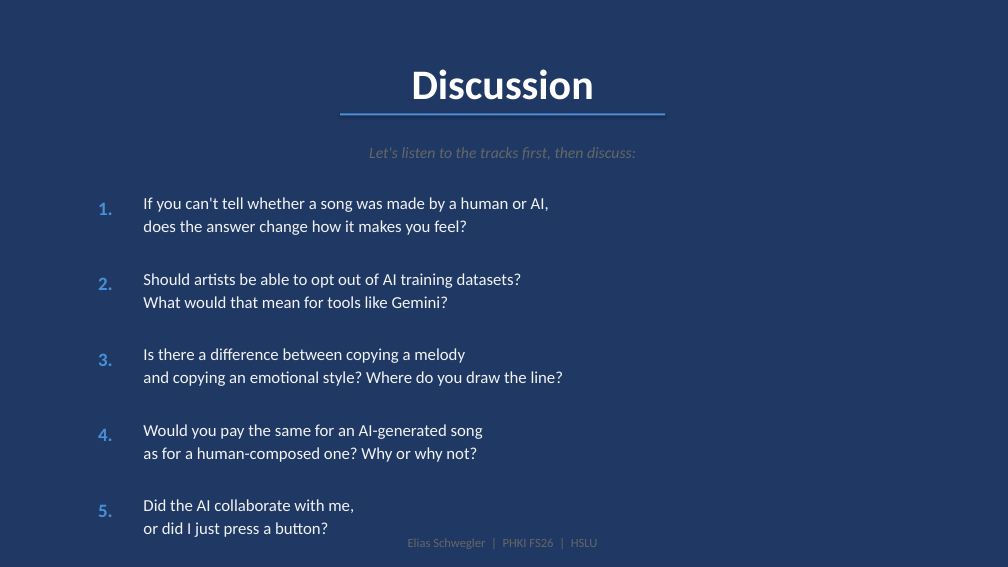
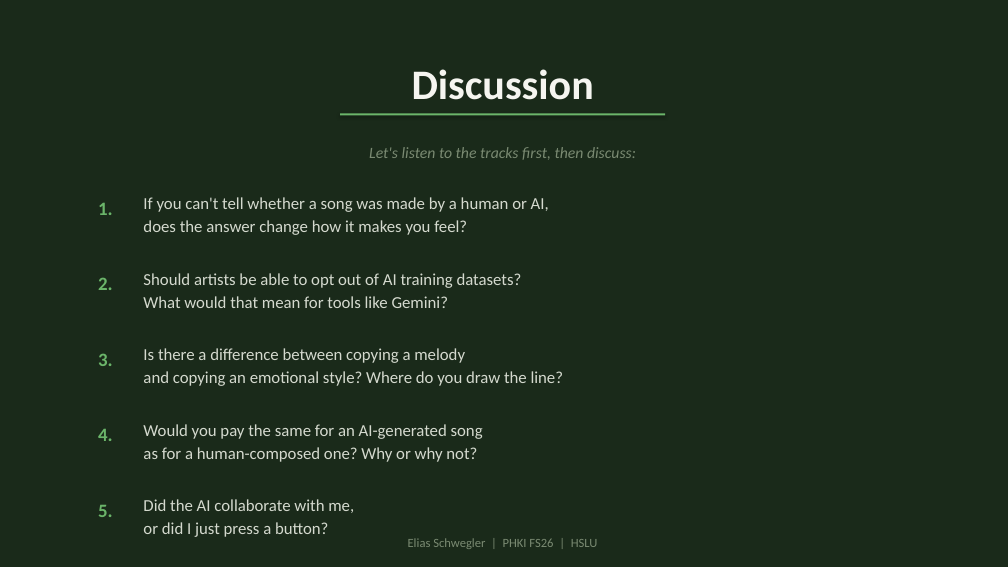
Before and after one commit to Elias-Schwegler/PHKI, a slide deck: slide 7 of Assignment_1_AI_Music_Generation/PHKI_Assignment1_Presentation.pptx. Drawn at 1008x567 pixels with LibreOffice and Linux fonts; fonts in the diff are those of the drawing. Boxes give left, top, right and bottom in pixels: in the first picture for what was removed or moved away, otherwise in the second. Text is boxed around its words. In the diff, an @@ line names an element or a change of style, - is before the commit and + after.

```diff
--- a/Assignment_1_AI_Music_Generation/PHKI_Assignment1_Presentation.pptx
+++ b/Assignment_1_AI_Music_Generation/PHKI_Assignment1_Presentation.pptx
@@ background #1F3964 to #1A2A1A @@
@@ text "Discussion" at (412,69,594,100): text colour #FFFFFF to #F5F5F0 @@
@@ rectangle at (340,113,665,116): fill #4A90D9 to #6BB56A @@
@@ text "Let's listen to the tracks ..." at (369,147,636,160): text colour #666666 to #7A8A72 @@
@@ text colour #4A90D9 to #6BB56A in 5 elements at (98,203,113,215), (98,277,113,290), (98,353,113,366), (98,429,113,441), (98,505,113,517) @@
@@ text colour #F2F2F2 to #D4D9CE in 5 elements at (143,197,549,235), (143,273,522,308), (143,348,564,386), (143,424,483,462), (143,499,354,537) @@
@@ text "Elias Schwegler | PHKI FS26 ..." at (408,538,598,549): text colour #666666 to #7A8A72 @@
```
Also in this commit, not shown: 6 other slides changed, 1 other file.
